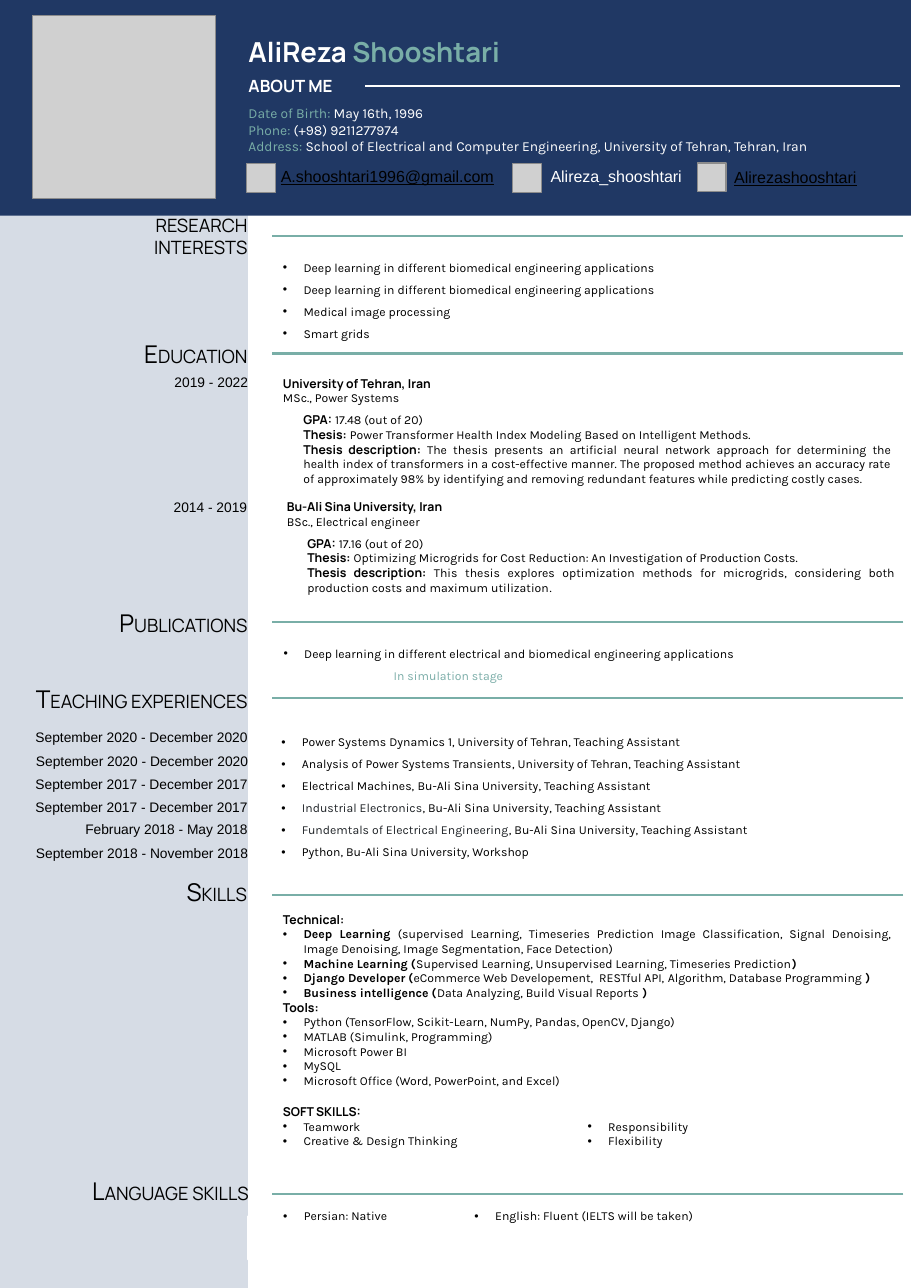
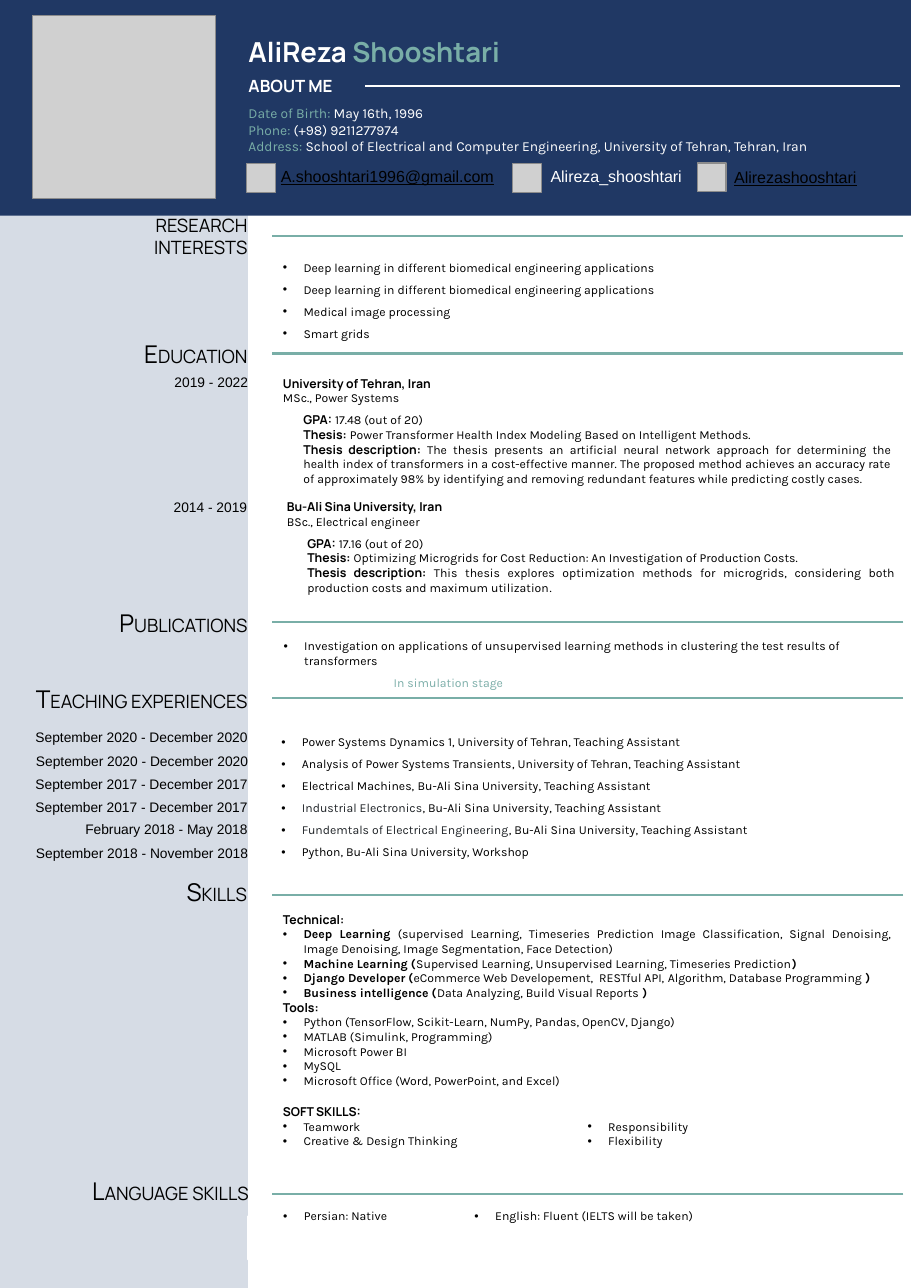
Before and after one commit to Alirezashooshtari/Alirezashooshtari.github.io, a slide deck: slide 1 of Alireza Shooshtari CV.pptx. Drawn at 911x1288 pixels with LibreOffice and Linux fonts; fonts in the diff are those of the drawing; grey boxes stand for pictures. Boxes give left, top, right and bottom in pixels: in the first picture for what was removed or moved away, otherwise in the second. Text is boxed around its words. In the diff, an @@ line names an element or a change of style, - is before the commit and + after.

```diff
--- a/Alireza Shooshtari CV.pptx
+++ b/Alireza Shooshtari CV.pptx
@@ text at (x1=304, y1=641, x2=840, y2=665): text changed @@
-  • Deep learning in different electrical and biomedical engineering applications
+• Investigation on applications of unsupervised learning methods in clustering the test results of transformers
```
Also in this commit, not shown: 1 other slide changed, 7 other files.
